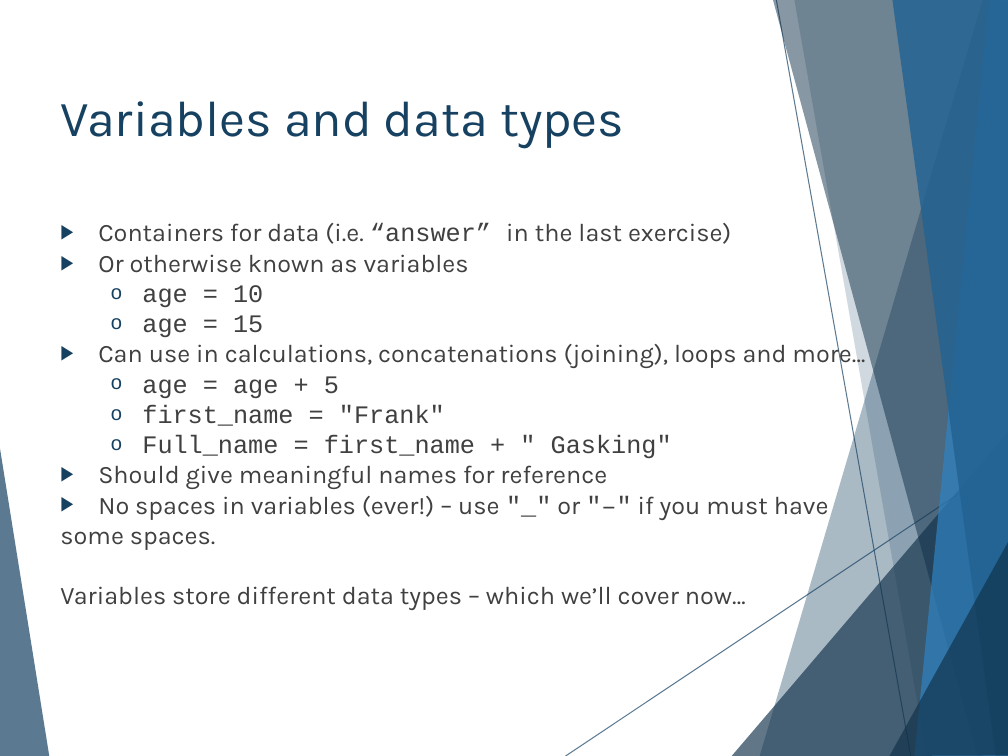
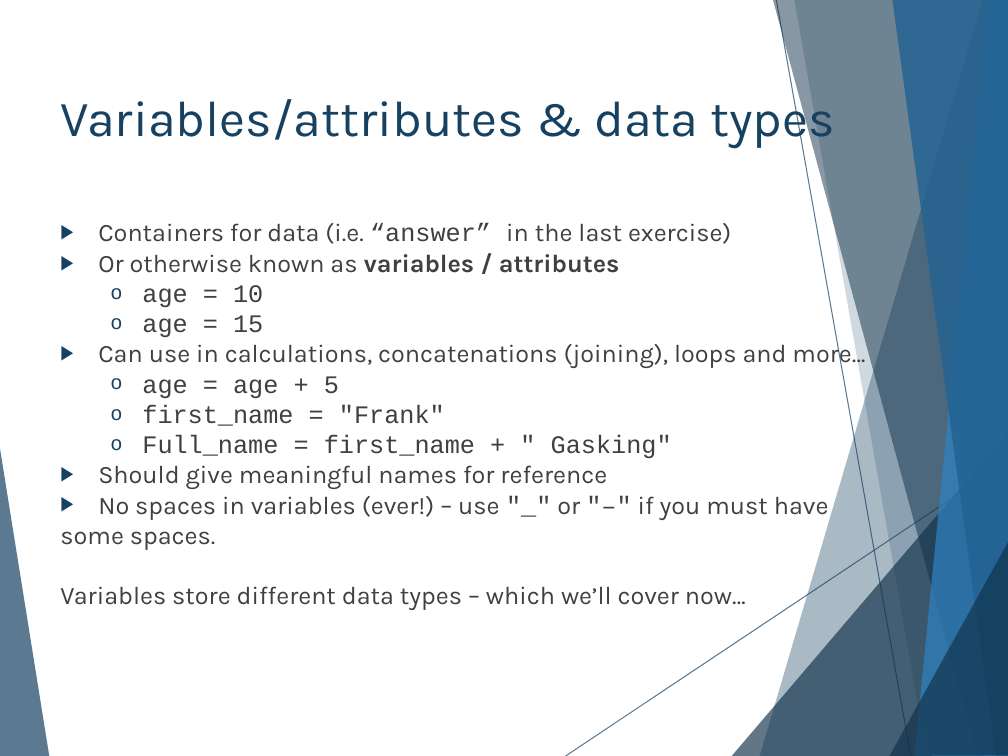
Before and after one commit to hlmpsy/psychopy_training, a slide deck: slide 13 of PsychoPy-Part2/PsychoPy-part2.pptx. Drawn at 1008x756 pixels with LibreOffice and Linux fonts; fonts in the diff are those of the drawing. Boxes give left, top, right and bottom in pixels: in the first picture for what was removed or moved away, otherwise in the second. Text is boxed around its words. In the diff, an @@ line names an element or a change of style, - is before the commit and + after.

```diff
--- a/PsychoPy-Part2/PsychoPy-part2.pptx
+++ b/PsychoPy-Part2/PsychoPy-part2.pptx
@@ title at (60,90,834,148): text changed @@
-Variables and data types
+Variables/attributes & data types
@@ text at (98,254,620,273): text changed; bold on @@
-▶ Or otherwise known as variables
+▶ Or otherwise known as variables / attributes
```
Also in this commit, not shown: 15 other slides changed, 12 other files.
